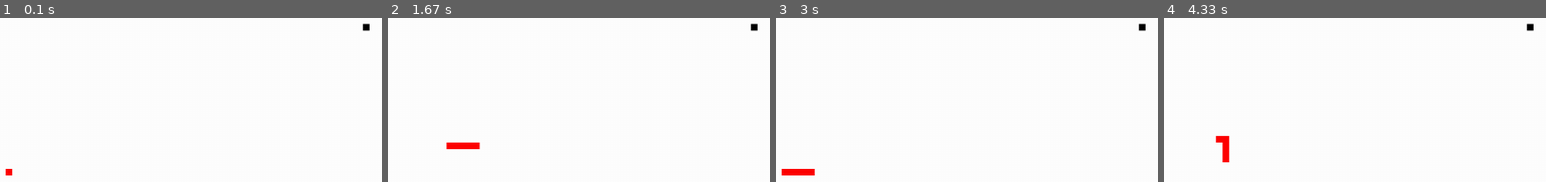
Above: before the commit, frames 1-4 (left to right).
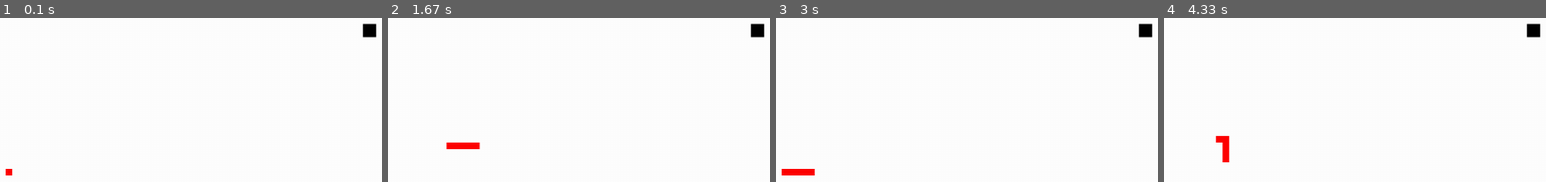
Above: after the commit, the same moments.

Repository: manan-goel-1999/PyGame1
Game: pygame game, started from 5.py
The game is run twice, just before and just after one commit, with the same random seed, the same clock (stepped at 60 frames per second) and the same inputs.
Inputs:
- Up to frame 1 (0.1 s): no input
- Up to frame 2 (1.67 s): hold Right 0.33-0.8 s; hold Up 0.83-1.13 s; hold Right 1.17-1.63 s
- Up to frame 3 (3 s): hold Left 1.67-2.2 s; hold Down 2.23-2.53 s; hold Left 2.57-2.97 s
- Up to frame 4 (4.33 s): hold Up 3-3.37 s; hold Right 3.4-4.03 s; hold Down from 4.07 s (still down)

The runs differ from the first frame. In frame 1, 0.2% of the frame differs, in the area x 94-99%, y 3-12%; in frame 2, 0.2%; in frame 3, 0.2%; in frame 4, 0.2%.

Commit message:
Pretty Functional Snake Game

Diff:
--- a/5.py
+++ b/5.py
@@ -1,8 +1,7 @@
 import pygame
 import time
 import random
-'''displayheight = input("Enter Height of Screen")
-displaywidth = input("Enter Width of Screen")'''
+
 pygame.init()
 
 displayheight = 720                                                     #Make Surface and give name to it
@@ -103,7 +102,9 @@
 
         gameDisplay.fill(white)
 
-        pygame.draw.rect(gameDisplay,black,[circlex,circley,blocksize,blocksize])
+        applesize = blocksize*2
+
+        pygame.draw.rect(gameDisplay,black,[circlex,circley,applesize,applesize])
 
         head = []
         head.append(x_coordinate)
@@ -121,12 +122,12 @@
 
         snake(blocksize,body)
 
-        #print(body)
+        if x_coordinate >= circlex and x_coordinate <= circlex + applesize:
+            if y_coordinate >= circley and y_coordinate <= circley + applesize:
+                circlex = round(random.randrange(0,displaywidth-blocksize)/20.0)*20
+                circley = round(random.randrange(0,displayheight-blocksize)/20.0)*20
+                bodlength += 1
 
-        if x_coordinate == circlex and y_coordinate == circley:
-            circlex = round(random.randrange(0,displaywidth-blocksize)/20.0)*20
-            circley = round(random.randrange(0,displayheight-blocksize)/20.0)*20
-            bodlength += 1
             #snakelegth += blocksize
         '''if bodlength > 1:
             for element in body[:1]:
